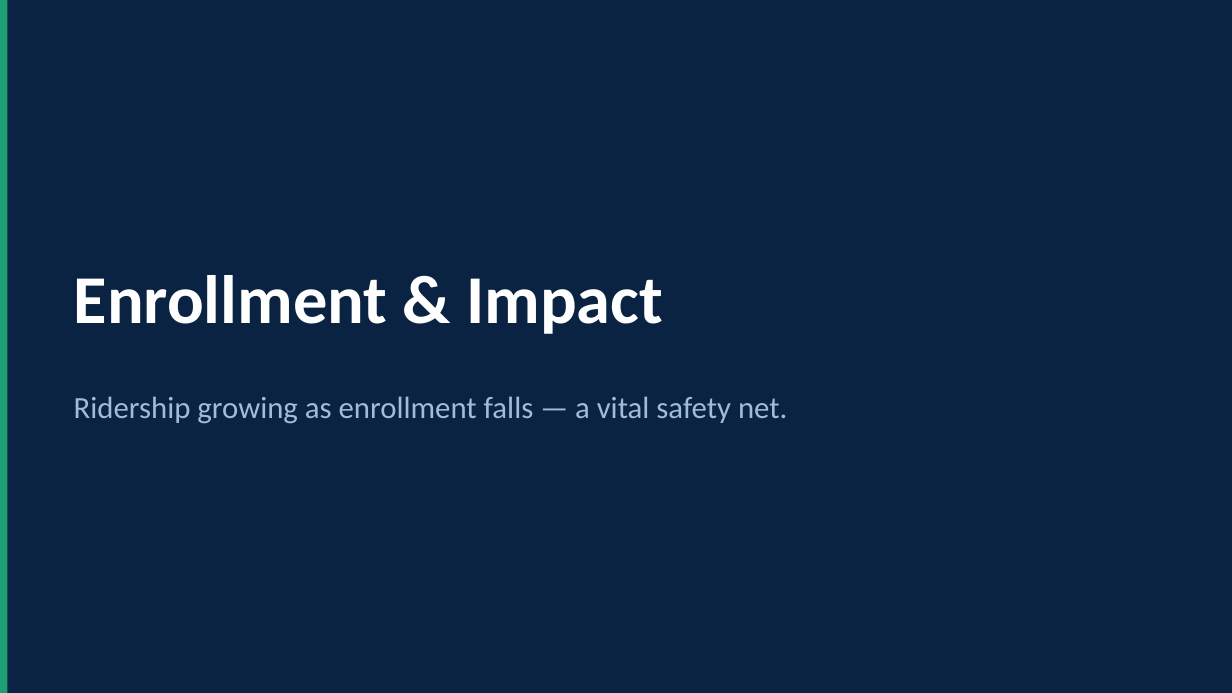
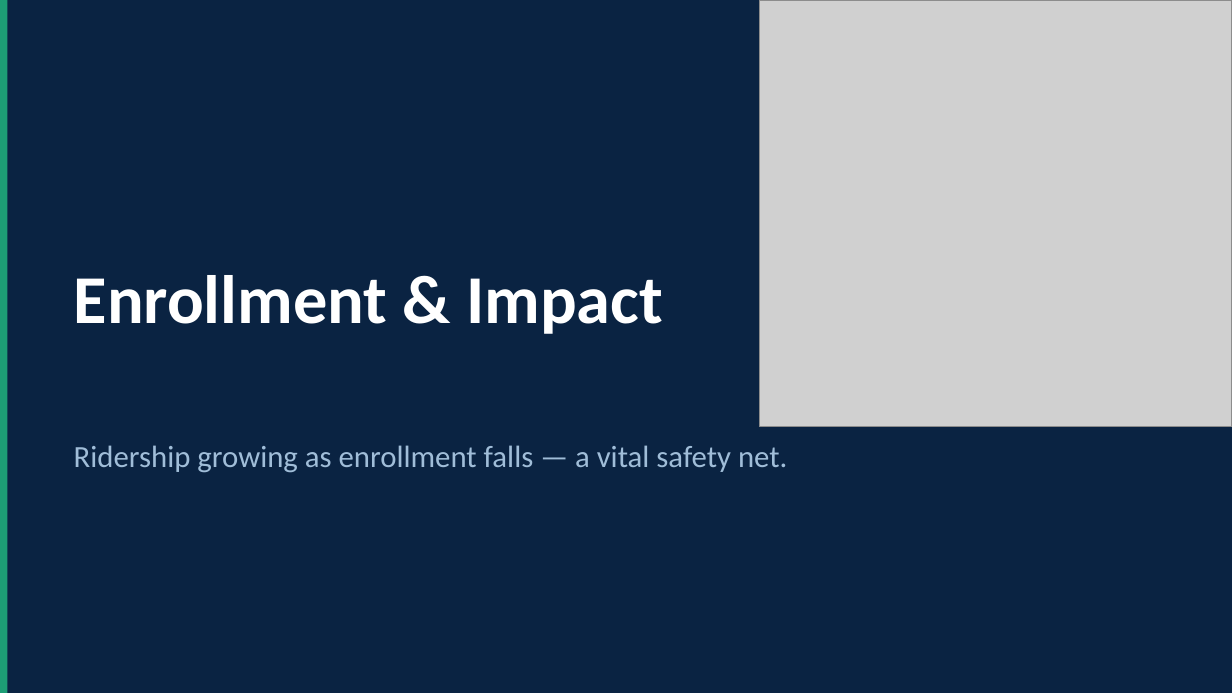
Before and after one commit to meekerwv-boop/Epta_Capstone, a slide deck: slide 19 of EPTA/EPTA_Funding_Case_2025.pptx (slide 16 before the commit). Drawn at 1232x693 pixels with LibreOffice and Linux fonts; fonts in the diff are those of the drawing; grey boxes stand for pictures. Boxes give left, top, right and bottom in pixels: in the first picture for what was removed or moved away, otherwise in the second. Text is boxed around its words. In the diff, an @@ line names an element or a change of style, - is before the commit and + after.

```diff
--- a/EPTA/EPTA_Funding_Case_2025.pptx
+++ b/EPTA/EPTA_Funding_Case_2025.pptx
@@ picture added at (x1=759, y1=0, x2=1232, y2=426) @@
@@ text "Ridership growing as enrollment falls ..." moved from (x1=74, y1=396, x2=787, y2=424) to (x1=74, y1=445, x2=787, y2=473) @@
```
Also in this commit, not shown: 12 other slides changed, 4 slides added, 2 slides removed, 6 other files.
